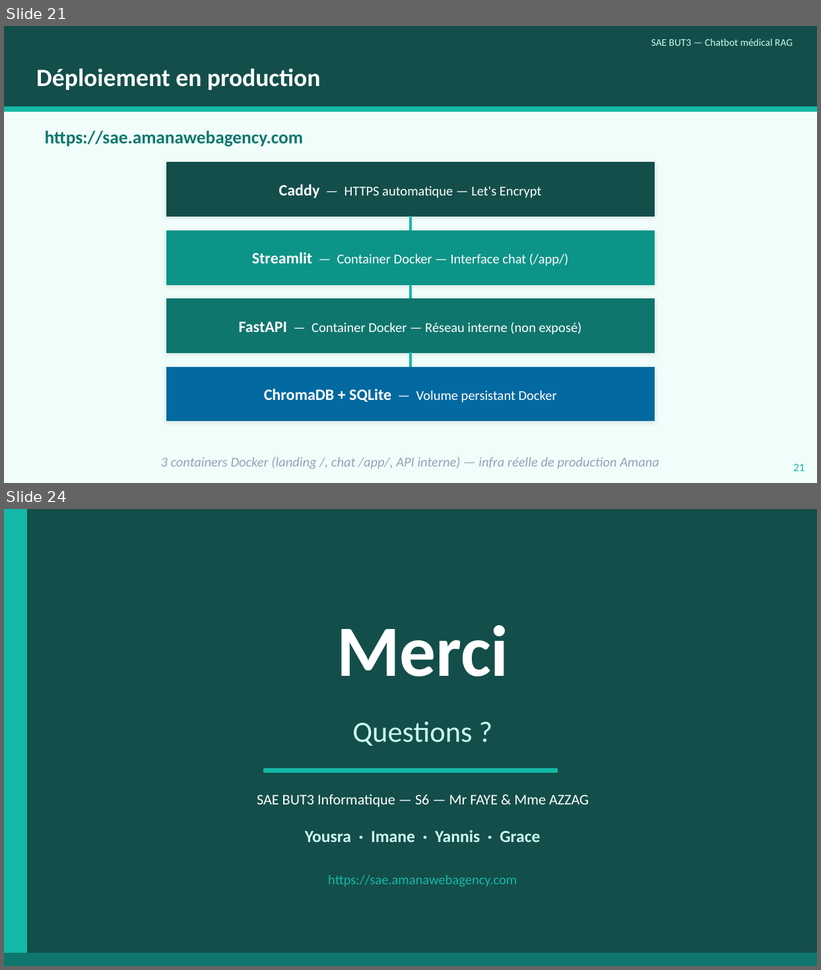
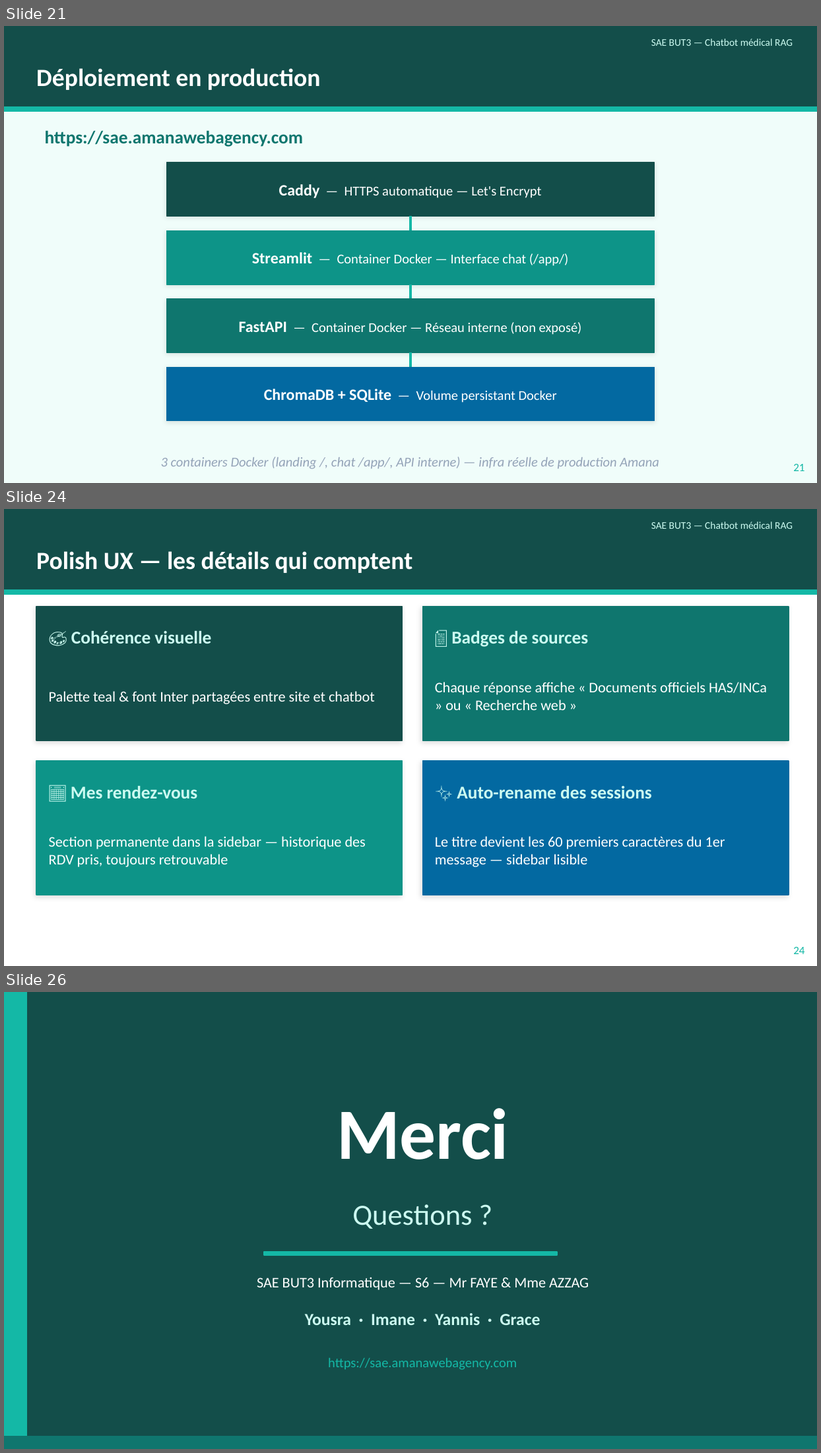
Before and after one commit to YousraWsites/-chatbot-medical-s6, a slide deck: docs/soutenance.pptx. Shown one above the other, each under a label of ours: slides 21 and 24 before the commit, slides 21, 24 and 26 after it; the slides between them are not shown. The pictures are 821x970 and 821x1453 pixels, drawn with LibreOffice and Linux fonts; fonts in the diff are those of the drawing. Boxes give left, top, right and bottom in pixels: in the first picture for what was removed or moved away, otherwise in the second. Text is boxed around its words. In the diff, an @@ line names an element or a change of style, - is before the commit and + after.

Commit message:
intégration: iframe /consulter + harmonisation Streamlit + 2 nouvelles slides
L'utilisateur n'arrive plus sur Streamlit nu — on a une vraie chaîne site → consultation :

  site/consulter.html        page dédiée avec header MediGuide + iframe vers /app/,
                             pill disclaimer permanent, loader animé pendant le boot
  site/index.html            tous les CTAs pointent vers /consulter (plus vers /app/)
  site/default.conf          try_files étendu pour servir consulter.html sur /consulter
  deploy/caddy-...caddy      CSP frame-ancestors 'self' (au lieu de 'none') pour
                             autoriser l'iframe depuis le même domaine

Harmonisation Streamlit avec la palette/typo MediGuide :

  frontend/app.py            - Import font Inter via Google Fonts
                             - Variables CSS alignées sur le site (TEAL_900 #134e4a,
                               TEAL_700 #0f766e, TEAL_500 #14b8a6, TEAL_100 #ccfbf1,
                               TEAL_50 #f0fdfa)
                             - Boutons primary avec gradient teal + shadow
                             - Hero login MediGuide complet : badge "Sources HAS&INCa"
                               + h1 gradient + tagline
                             - Cohérence des titres "🏥 MediGuide" partout
                               (sidebar, chat, login) — plus de "Chatbot Médical"
                             - st.set_page_config(page_title="MediGuide — Assistant santé")

Slides ajoutées (26 au total au lieu de 24) :

  Slide 22 - "Intégration site + chatbot" : explique la chaîne Landing / →
             /consulter (iframe) → /app/ et la cohérence visuelle bout-en-bout
  Slide 24 - "Polish UX — les détails qui comptent" : 4 cartes (cohérence
             visuelle, badges de sources, Mes rendez-vous, auto-rename)

  Numérotation de page mise à jour sur les slides 23, 25, 26.
  Répartition orale dans le rapport mise à jour (slides 19-25 pour Yannis,
  toujours 4 min en accélérant l'enchaînement des nouvelles slides visuelles).

Tests prod (sae.amanawebagency.com) :
  curl /             → 200 (landing avec CTA vers /consulter)
  curl /consulter    → 200 (header MediGuide + iframe /app/)
  curl /app/         → 200 (Streamlit harmonisé)
  CSP frame-ancestors 'self' → iframe autorisée depuis sae.amanawebagency.com

```diff
--- a/docs/soutenance.pptx
+++ b/docs/soutenance.pptx
@@ slide 24 added at box(4, 509, 817, 966), background #FFFFFF @@
@@ rectangle added at box(4, 509, 817, 590), fill #134E4A, outline #134E4A 1 pt @@
@@ text added at box(651, 522, 793, 529), 9 pt, text #CCFBF1 @@
+SAE BUT3 — Chatbot médical RAG
@@ text added at box(36, 551, 413, 573), 22 pt, text #FFFFFF, bold @@
+Polish UX — les détails qui comptent
@@ rectangle added at box(4, 590, 817, 594), fill #14B8A6, outline #14B8A6 1 pt @@
@@ rectangle added at box(36, 607, 403, 741), fill #134E4A, outline #134E4A 1 pt @@
@@ rectangle added at box(422, 607, 789, 741), fill #0F766E, outline #0F766E 1 pt @@
@@ text added at box(71, 631, 211, 644), 16 pt, text #CCFBF1, bold @@
+🎨 Cohérence visuelle
@@ text added at box(451, 631, 589, 647), 16 pt, text #CCFBF1, bold @@
+📄 Badges de sources
@@ text added at box(435, 682, 767, 710), 13 pt, text #FFFFFF @@
+Chaque réponse affiche « Documents officiels HAS/INCa » ou « Recherche web »
@@ text added at box(49, 691, 375, 704), 13 pt, text #FFFFFF @@
+Palette teal & font Inter partagées entre site et chatbot
@@ rectangle added at box(36, 761, 403, 895), fill #0D9488, outline #0D9488 1 pt @@
@@ rectangle added at box(422, 761, 789, 895), fill #0369A1, outline #0369A1 1 pt @@
@@ text added at box(71, 786, 198, 799), 16 pt, text #CCFBF1, bold @@
+📅 Mes rendez-vous
@@ text added at box(457, 786, 652, 799), 16 pt, text #CCFBF1, bold @@
+✨ Auto-rename des sessions
@@ text added at box(49, 836, 366, 867), 13 pt, text #FFFFFF @@
+Section permanente dans la sidebar — historique des RDV pris, toujours retrouvable
@@ text added at box(435, 836, 725, 867), 13 pt, text #FFFFFF @@
+Le titre devient les 60 premiers caractères du 1er message — sidebar lisible
@@ text added at box(793, 947, 805, 955), 10 pt, text #14B8A6 @@
+24
@@ what was slide 24 is now slide 26 @@
```
Also in this commit, not shown: 2 slides changed, 1 other slide added, 9 other files.
